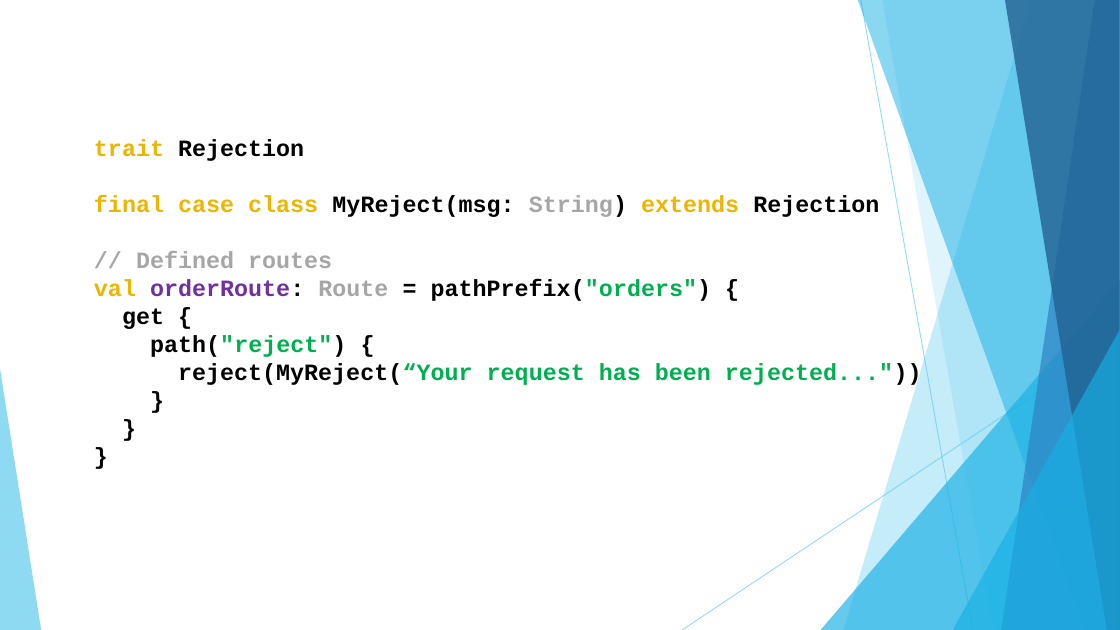
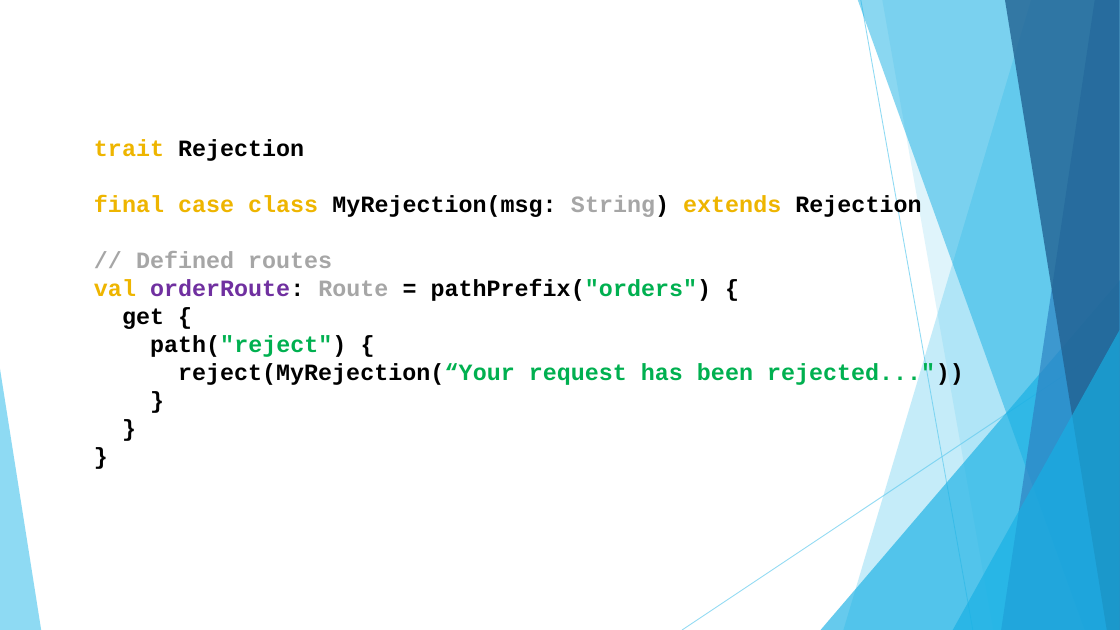
Before and after one commit to gmax-ws/akka-hhtp-microservice, a slide deck: slide 12 of presentation/reactive-microservice.pptx. Drawn at 1120x630 pixels with LibreOffice and Linux fonts; fonts in the diff are those of the drawing. Boxes give left, top, right and bottom in pixels: in the first picture for what was removed or moved away, otherwise in the second. Text is boxed around its words. In the diff, an @@ line names an element or a change of style, - is before the commit and + after.

```diff
--- a/presentation/reactive-microservice.pptx
+++ b/presentation/reactive-microservice.pptx
@@ text at (94, 195, 921, 219): text changed @@
-final case class MyReject(msg: String) extends Rejection
+final case class MyRejection(msg: String) extends Rejection
@@ text at (178, 363, 964, 387): text changed @@
-reject(MyReject(“Your request has been rejected..."))
+reject(MyRejection(“Your request has been rejected..."))
```
Also in this commit, not shown: 4 other slides changed, 12 other files.
